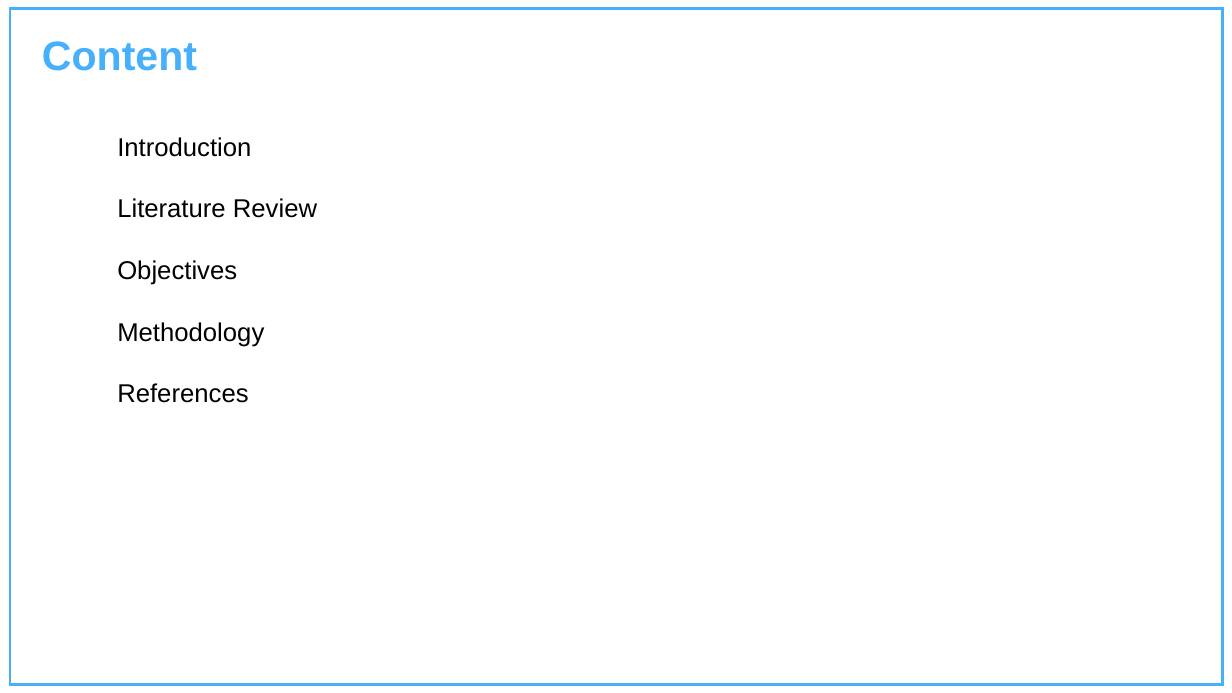
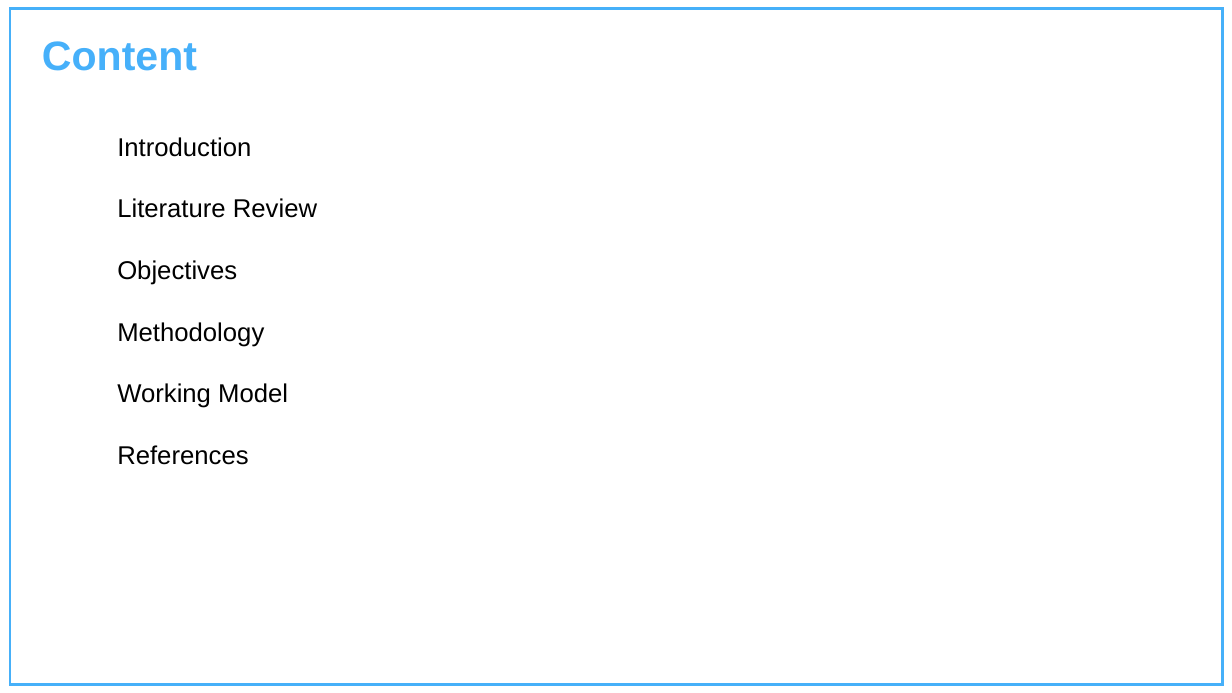
Before and after one commit to Charu-2718/PCause, a slide deck: slide 2 of Presentation.pptx. Drawn at 1232x693 pixels with LibreOffice and Linux fonts; fonts in the diff are those of the drawing; background and template pictures are left out. Boxes give left, top, right and bottom in pixels: in the first picture for what was removed or moved away, otherwise in the second. Text is boxed around its words. In the diff, an @@ line names an element or a change of style, - is before the commit and + after.

```diff
--- a/Presentation.pptx
+++ b/Presentation.pptx
@@ text at (x1=117, y1=383, x2=288, y2=408): paragraph added @@
+Working Model
```
Also in this commit, not shown: 1 other slide changed, 3 slides added, 1 other file.
